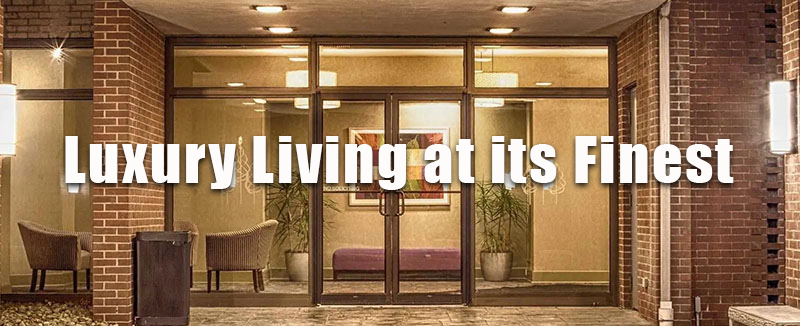
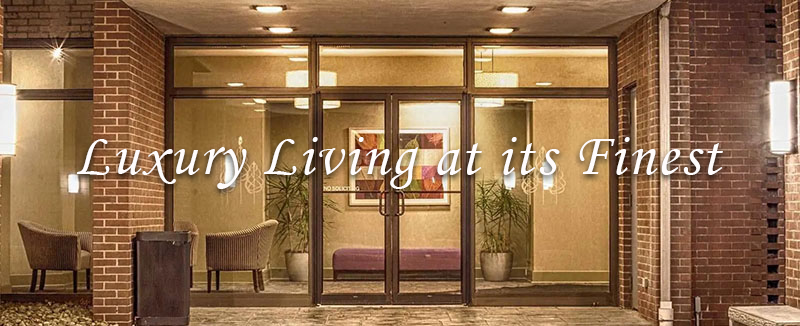
Revision of a layered 800×326 image; what changed, layer by layer:
painted on "Luxury Living at its Finest" over <box>65,136,734,190</box>
